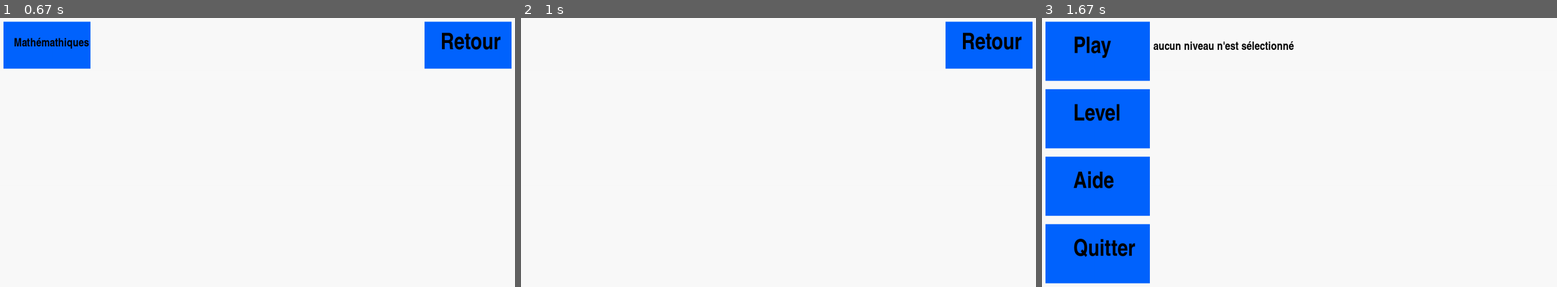
Above: before the commit, frames 1-3 (left to right).
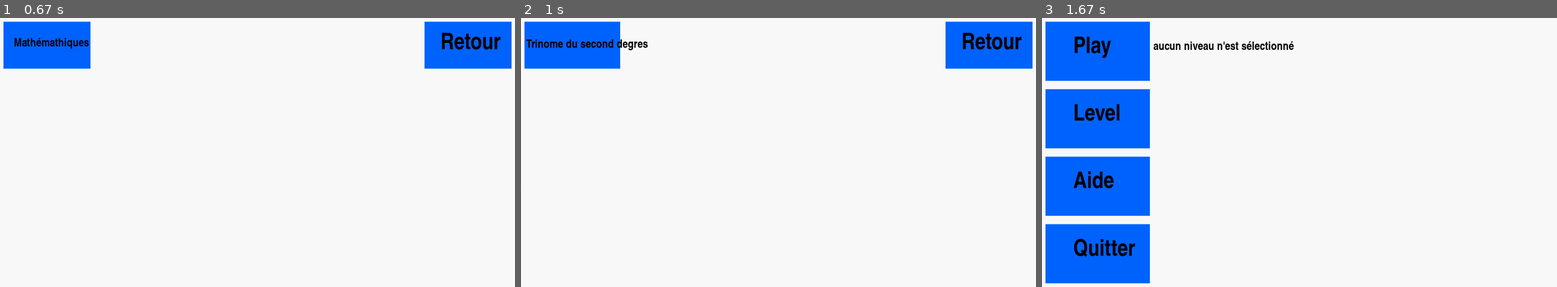
Above: after the commit, the same moments.

Repository: esgaroths/projet_nsi
Game: pygame game, started from trophe_nsi_test.py
Two runs of this game, one before a commit and one after it. Both use one fixed random seed, a clock stepped at 60 frames per second and the inputs below.
Inputs (mouse positions are in pixels of both pictures, inside the frame that each line leads up to):
- Up to frame 1 (0.67 s): click "Level" at 0.38 s
- Up to frame 2 (1 s): press the mouse at (824, 222) at 0.7 s; move the mouse to (716, 139) at 0.8 s; release the mouse at (603, 52) at 0.93 s
- Up to frame 3 (1.67 s): click "Retour" at 1.05 s; click "Retour" at 1.38 s

Frame 1 is identical in both runs. In frame 2, 3.4% of the frame differs, in the area x 0-25%, y 1-19%; in frame 3, nothing differs.

Commit message:
Update trophe_nsi_test.py

Diff:
--- a/trophe_nsi_test.py
+++ b/trophe_nsi_test.py
@@ -122,14 +122,17 @@
 
 #MATH
 
+button_trinome = pygame.draw.rect(fenetre, (0, 100, 255), (20, 24, 275, 135))
+text_trinome = little_impact.render('Trinome du second degres', True, (0,0,0))
+
 def afficher_MATH():
     fenetre.fill([250,250,250])
 
     button_back = pygame.draw.rect(fenetre, (0, 100, 255), (1230, 24, 250, 135))
     fenetre.blit(text_back, (1276, 55))
 
-
-
+    button_trinome = pygame.draw.rect(fenetre, (0, 100, 255), (20, 24, 275, 135))
+    fenetre.blit(text_trinome, (25, 75))
     pygame.display.flip()
 
 def clic_bouton_math():
